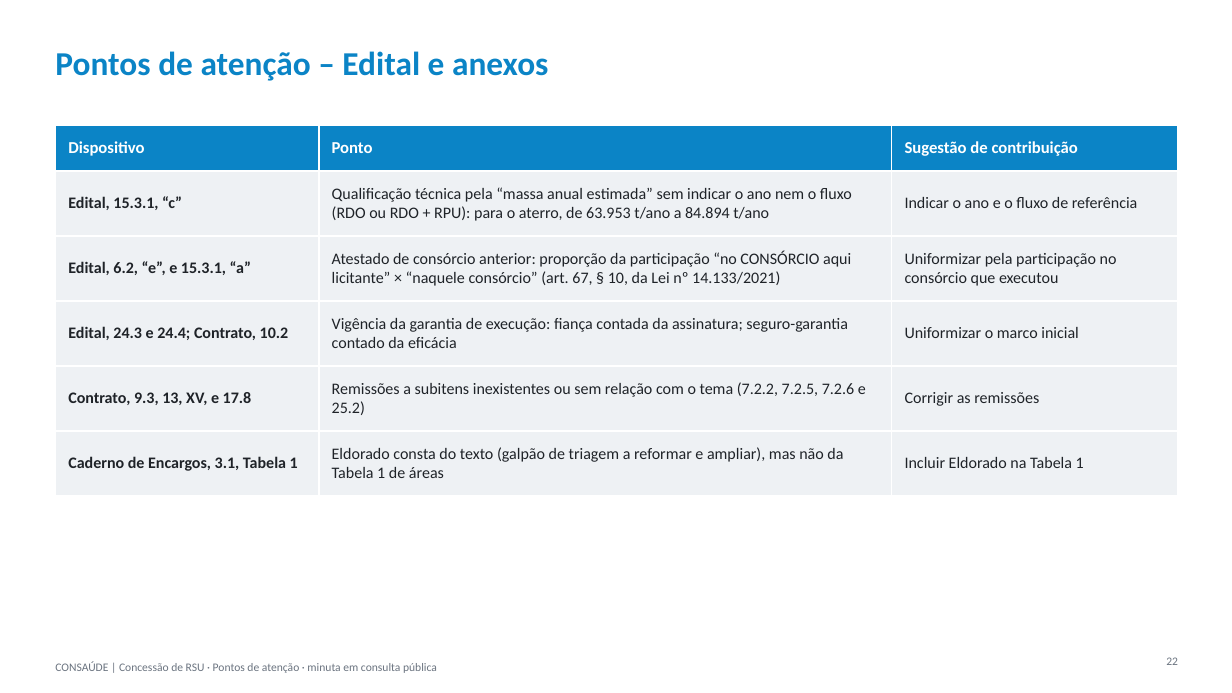
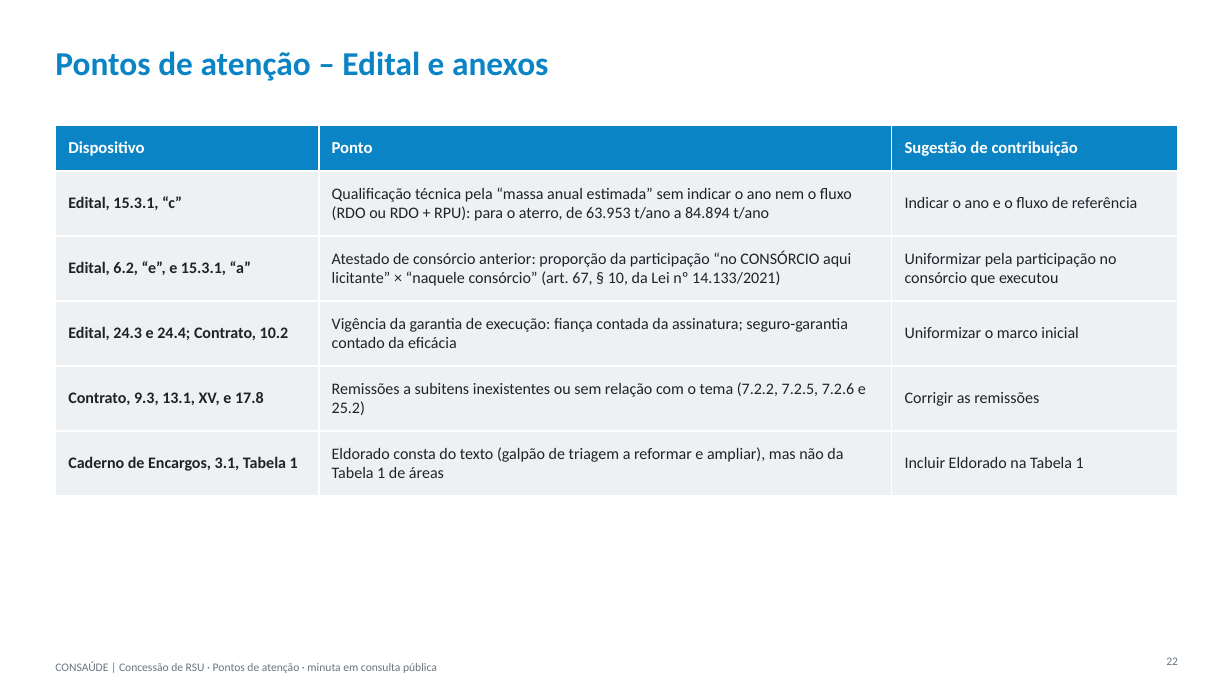
Before and after one commit to matheusdagostino-cyber/Solvi, a slide deck: slide 22 of concessoes/consaude-conc-2026/output/pontos-de-atencao-2026-10-08.pptx. Drawn at 1232x693 pixels with LibreOffice and Linux fonts; fonts in the diff are those of the drawing. Boxes give left, top, right and bottom in pixels: in the first picture for what was removed or moved away, otherwise in the second. Text is boxed around its words. In the diff, an @@ line names an element or a change of style, - is before the commit and + after.

```diff
--- a/concessoes/consaude-conc-2026/output/pontos-de-atencao-2026-10-08.pptx
+++ b/concessoes/consaude-conc-2026/output/pontos-de-atencao-2026-10-08.pptx
@@ table at box(55, 125, 1178, 482) @@
-row 5, column 1: Contrato, 9.3, 13, XV, e 17.8
+row 5, column 1: Contrato, 9.3, 13.1, XV, e 17.8
```
Also in this commit, not shown: 2 other slides changed, 2 other files.
